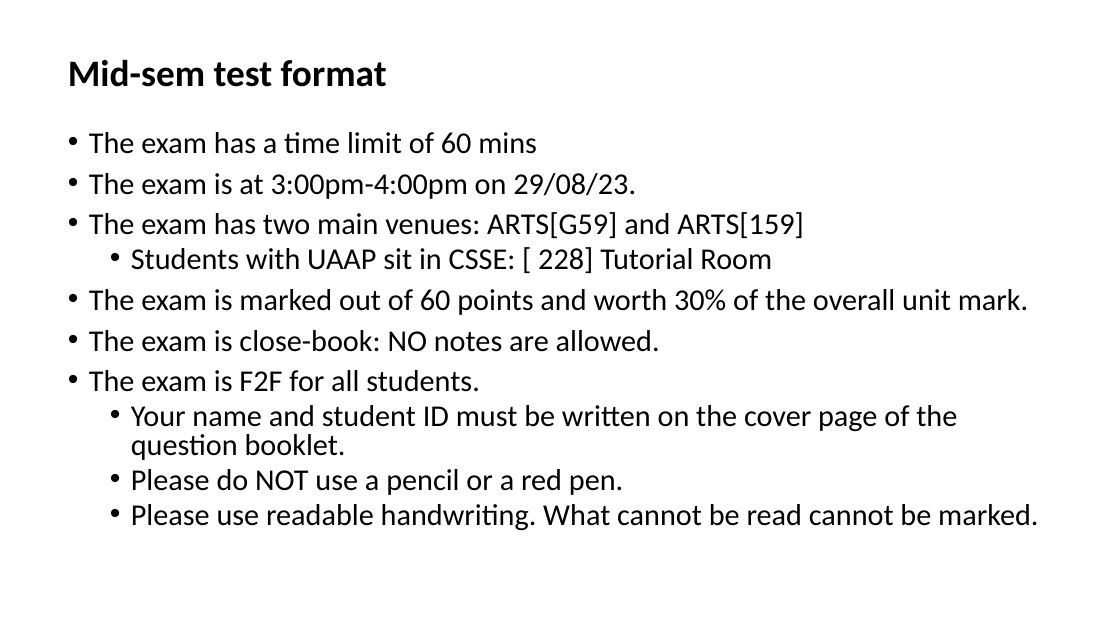
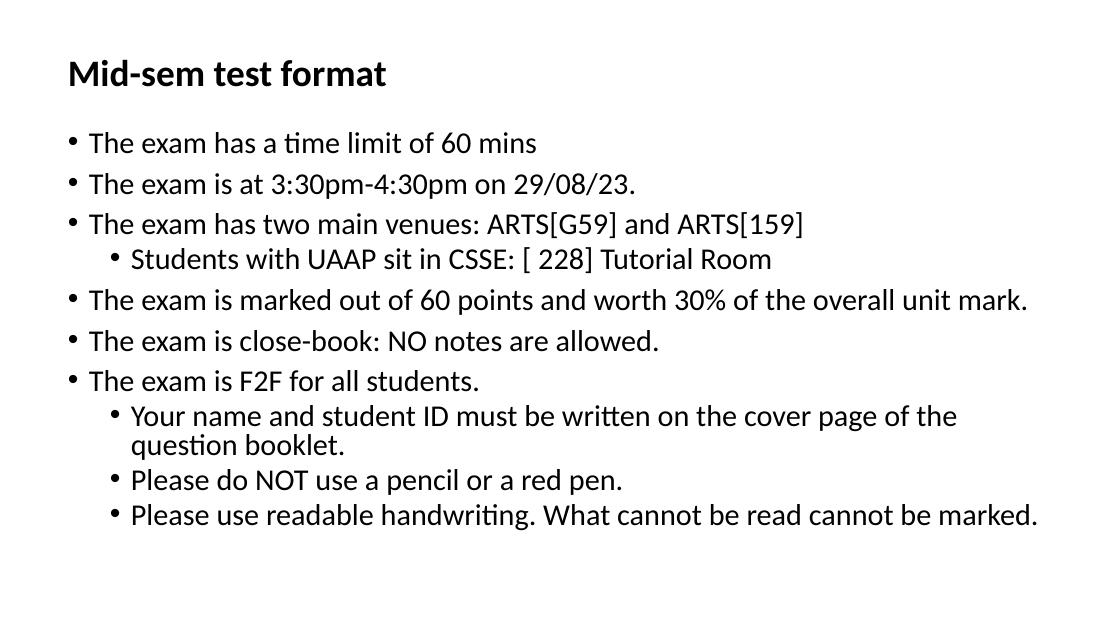
Before and after one commit to zhangzhics/CITS5503_Sem2, a slide deck: slide 67 of Lectures 2023/CITS5503Storage_week4.pptx. Drawn at 1120x630 pixels with LibreOffice and Linux fonts; fonts in the diff are those of the drawing. Boxes give left, top, right and bottom in pixels: in the first picture for what was removed or moved away, otherwise in the second. Text is boxed around its words. In the diff, an @@ line names an element or a change of style, - is before the commit and + after.

Commit message:
update info about mid-sem test

```diff
--- a/Lectures 2023/CITS5503Storage_week4.pptx
+++ b/Lectures 2023/CITS5503Storage_week4.pptx
@@ text at [89, 173, 636, 199]: text changed @@
-• The exam is at 3:00pm-4:00pm on 29/08/23.
+• The exam is at 3:30pm-4:30pm on 29/08/23.
```
Also in this commit, not shown: 1 other slide changed.
